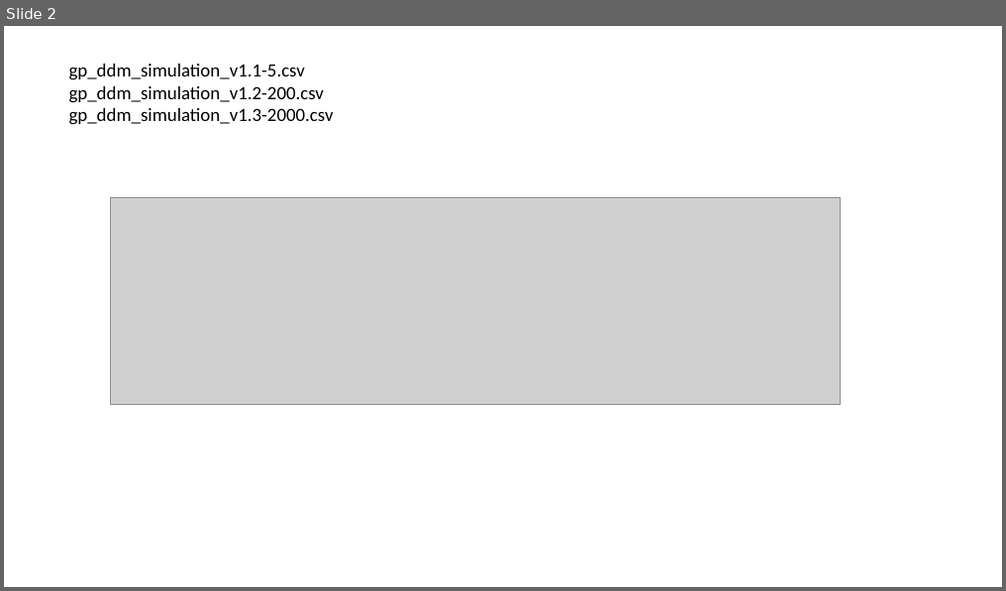
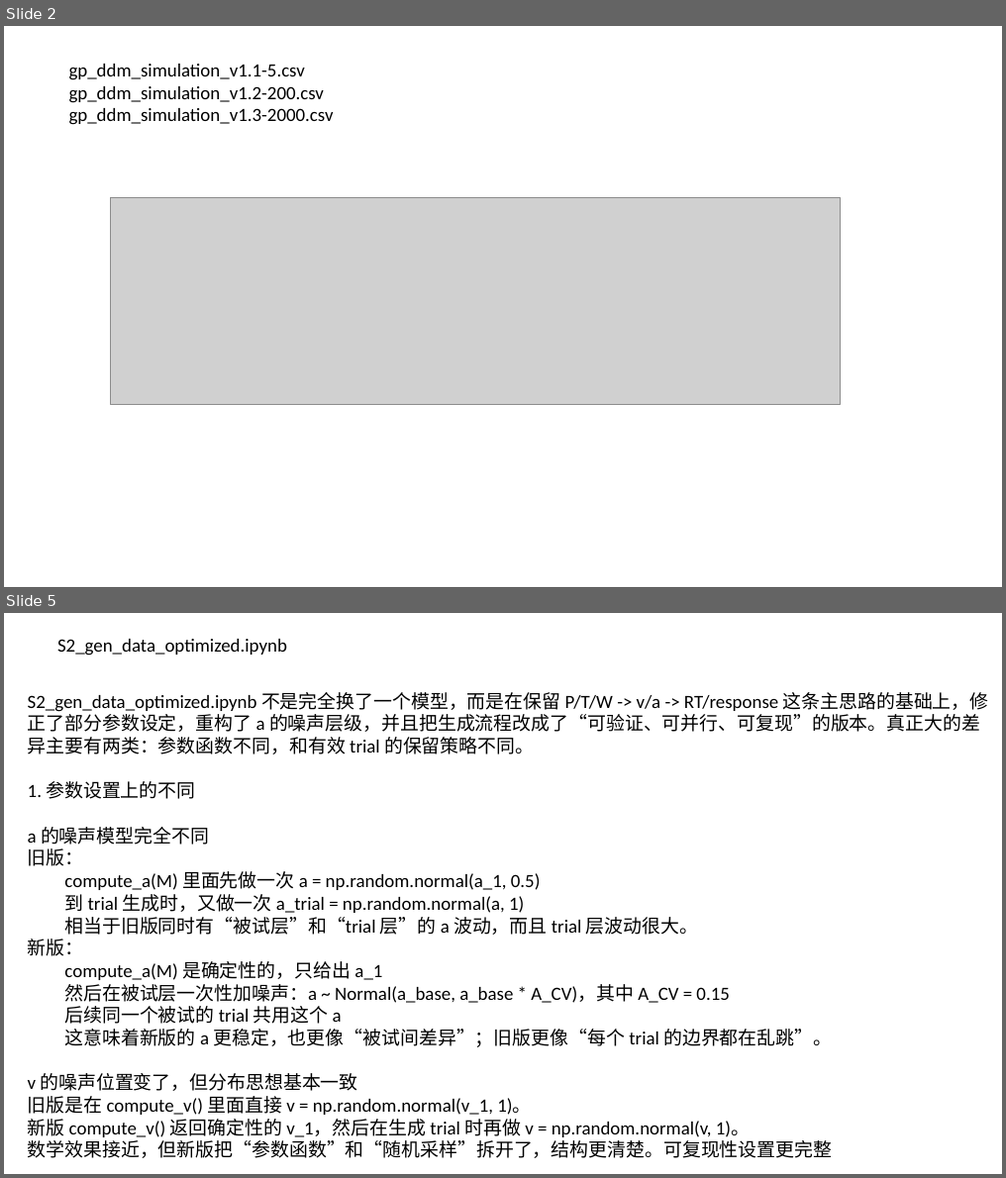
Before and after one commit to Fanzhaoli/Guassion_Process-and-Experiment_Design, a slide deck: 4_Reports/Code_Version.pptx. Shown one above the other, each under a label of ours: slide 2 before the commit, slides 2 and 5 after it; the slides between them are not shown. The pictures are 1006x591 and 1006x1178 pixels, drawn with LibreOffice and Linux fonts; fonts in the diff are those of the drawing; grey boxes stand for pictures. Boxes give left, top, right and bottom in pixels: in the first picture for what was removed or moved away, otherwise in the second. Text is boxed around its words. In the diff, an @@ line names an element or a change of style, - is before the commit and + after.

```diff
--- a/4_Reports/Code_Version.pptx
+++ b/4_Reports/Code_Version.pptx
@@ slide 5 added at [4,613,1002,1174], background #FFFFFF @@
@@ text added at [57,639,287,656], 18 pt, text #000000 @@
+S2_gen_data_optimized.ipynb
@@ text added at [28,692,989,1158], 18 pt, text #000000 @@
+S2_gen_data_optimized.ipynb 不是完全换了一个模型，而是在保留 P/T/W -> v/a -> RT/response 这条主思路的基础上，修正了部分参数设定，重构了 a 的噪声层级，并且把生成流程改成了“可验证、可并行、可复现”的版本。真正大的差异主要有两类：参数函数不同，和有效 trial 的保留策略不同。
+1. 参数设置上的不同
+a 的噪声模型完全不同
+旧版：
+  compute_a(M) 里面先做一次 a = np.random.normal(a_1, 0.5)
+  到 trial 生成时，又做一次 a_trial = np.random.normal(a, 1)
+  相当于旧版同时有“被试层”和“trial 层”的 a 波动，而且 trial 层波动很大。
+新版：
+  compute_a(M) 是确定性的，只给出 a_1
+  然后在被试层一次性加噪声：a ~ Normal(a_base, a_base * A_CV)，其中 A_CV = 0.15
+  后续同一个被试的 trial 共用这个 a
+  这意味着新版的 a 更稳定，也更像“被试间差异”；旧版更像“每个 trial 的边界都在乱跳”。
+v 的噪声位置变了，但分布思想基本一致
+旧版是在 compute_v() 里面直接 v = np.random.normal(v_1, 1)。
+新版 compute_v() 返回确定性的 v_1，然后在生成 trial 时再做 v = np.random.normal(v, 1)。
+数学效果接近，但新版把“参数函数”和“随机采样”拆开了，结构更清楚。可复现性设置更完整
```
Also in this commit, not shown: 3 other slides added, 1 slide removed, 34 other files.
